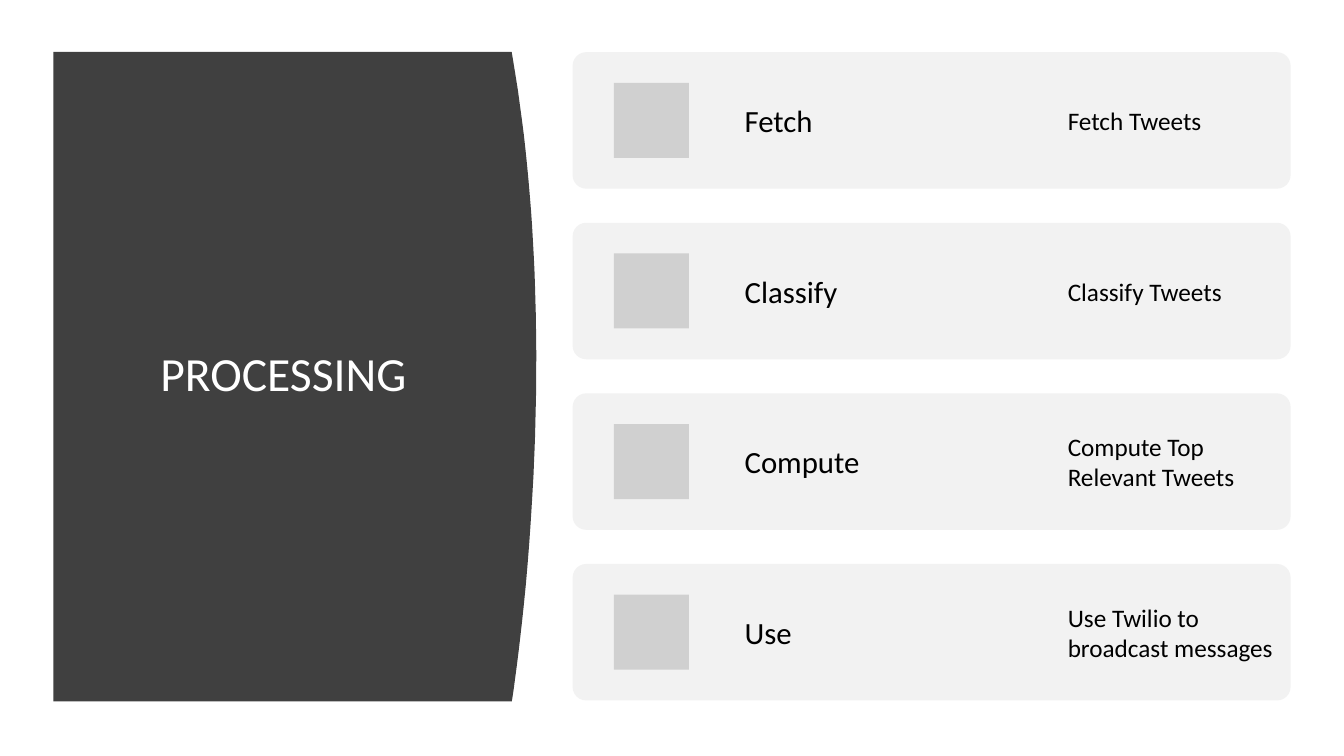
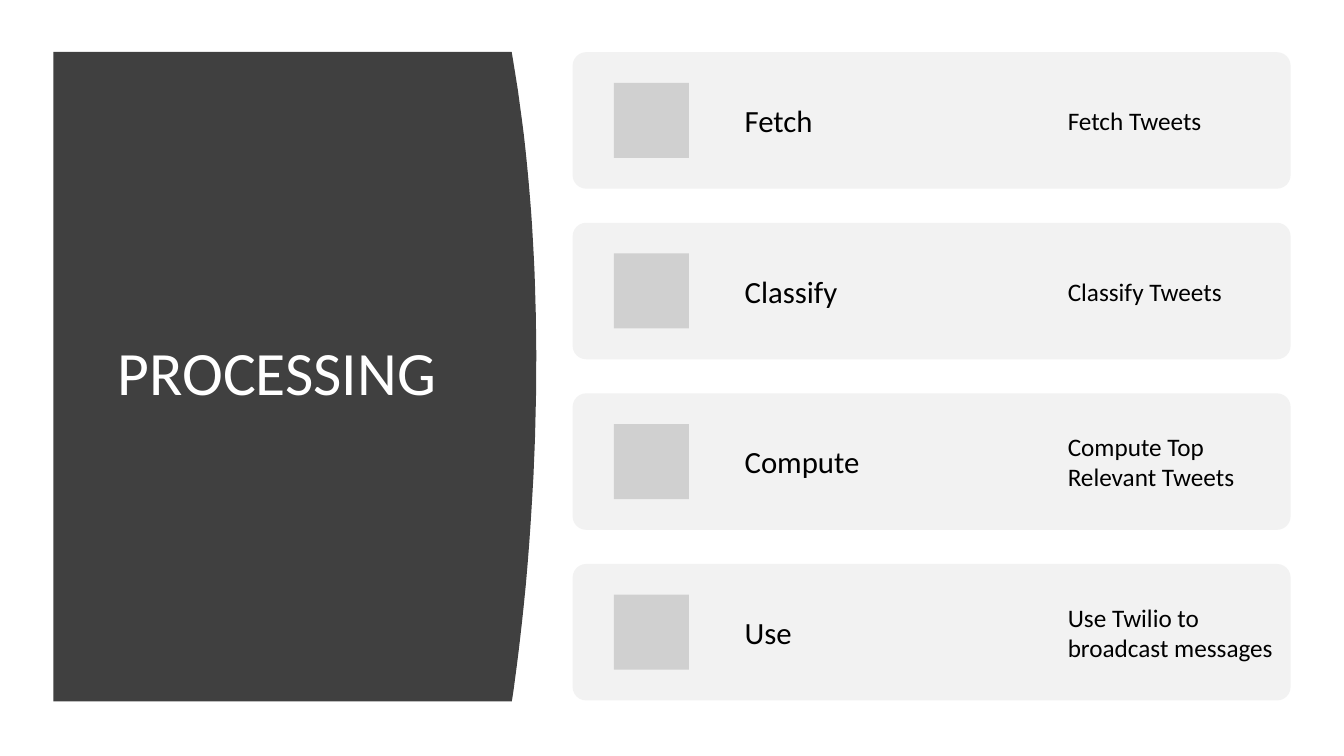
Before and after one commit to kaleketan07/TwiNotify, a slide deck: slide 4 of TwiNotify.pptx (slide 3 before the commit). Drawn at 1344x756 pixels with LibreOffice and Linux fonts; fonts in the diff are those of the drawing; grey boxes stand for pictures. Boxes give left, top, right and bottom in pixels: in the first picture for what was removed or moved away, otherwise in the second. Text is boxed around its words. In the diff, an @@ line names an element or a change of style, - is before the commit and + after.

```diff
--- a/TwiNotify.pptx
+++ b/TwiNotify.pptx
@@ title "PROCESSING": place and size @@
-title "PROCESSING" at [95, 112, 472, 640]
+title "PROCESSING" at [35, 112, 520, 640]
@@ title "PROCESSING" at [35, 112, 520, 640]: size 34 to 44 pt @@
```
Also in this commit, not shown: 1 other slide changed, 2 slides added, 1 slide removed, 2 other files.
